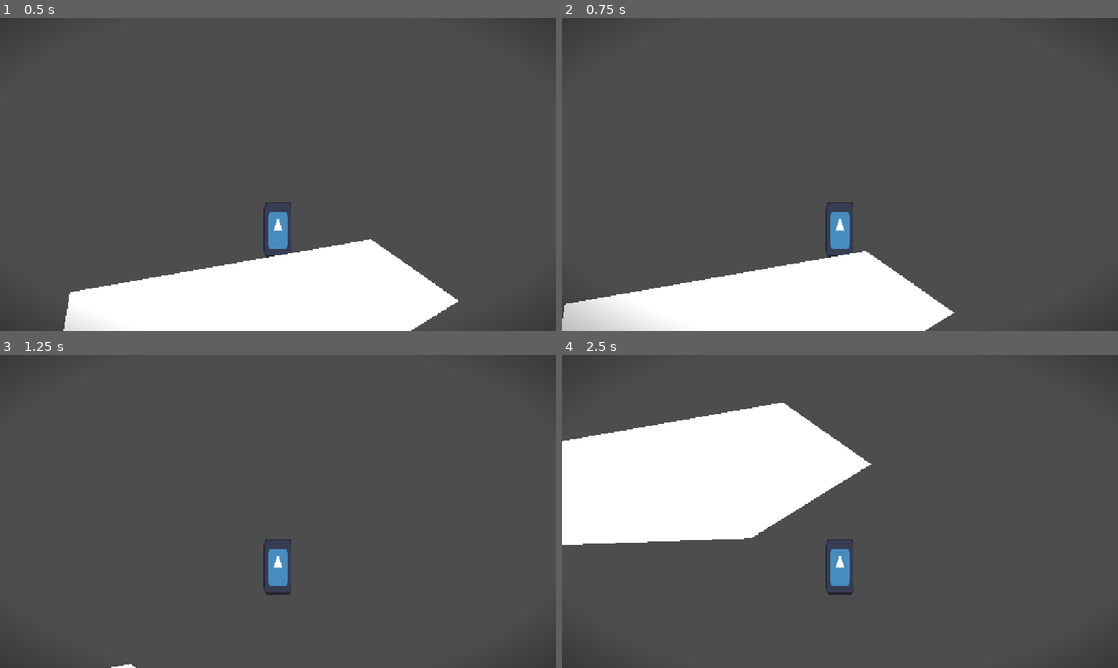
Above: before the commit, frames 1-4 (two rows, left to right).
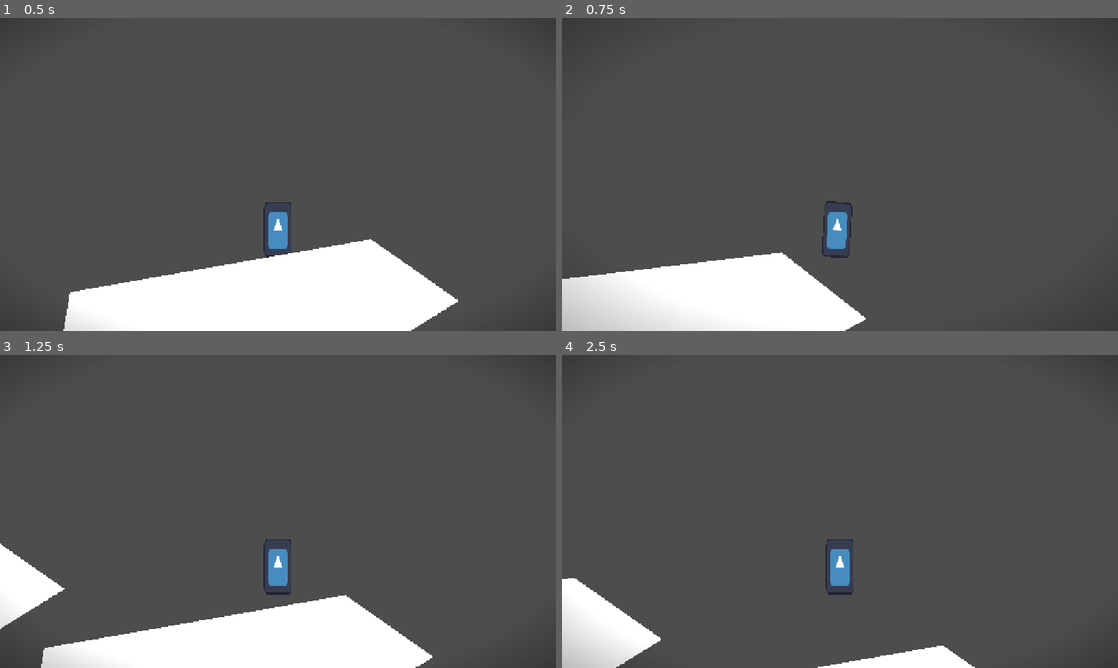
Above: after the commit, the same moments.

Repository: Jeremy-81/GamaBanda
Game: Godot game, scene res://scenes/game.tscn
Same seed, same stepped clock (60 frames per second), same inputs: the game is played once before the commit and once after it. The engine's default icon, where the game draws it, is replaced by a stand-in: a white triangle on a blue panel in a dark square.
Inputs:
- Up to frame 1 (0.5 s): no input
- Up to frame 2 (0.75 s): tap Enter at 0.5 s; hold D (go_right) from 0.53 s (still down); tap Shift (dash, bound only after the commit) at 0.6 s
- Up to frame 3 (1.25 s): keep holding D (go_right); tap Space (jump) at 0.77 s
- Up to frame 4 (2.5 s): tap Ctrl (dash, bound only before the commit) at 1.35 s; tap Space (jump) at 1.52 s; release D (go_right) at 2.03 s; hold A (go_left) from 2.03 s (still down); tap Shift (dash, bound only after the commit) at 2.1 s

Frame 1 is identical in both runs. In frame 2, 6.6% of the frame differs, in the area x 0-71%, y 58-100%; in frame 3, 12%; in frame 4, 22%, in the area x 0-75%, y 15-100%.

Commit message:
Added simple boss 2 scene

Diff:
--- a/project.godot
+++ b/project.godot
@@ -40,7 +40,7 @@
 }
 dash={
 "deadzone": 0.2,
-"events": [Object(InputEventKey,"resource_local_to_scene":fa …(146 unchanged characters)… se,"keycode":0,"physical_keycode":4194326,"key_label":0,"unicode":0,"location":0,"echo":false,"script":null)
+"events": [Object(InputEventKey,"resource_local_to_scene":fa …(146 unchanged characters)… se,"keycode":0,"physical_keycode":4194325,"key_label":0,"unicode":0,"location":0,"echo":false,"script":null)
 ]
 }
 
--- /dev/null
+++ b/scenes/levels/boss_2/boss_2.tscn
@@ -0,0 +1,86 @@
+[gd_scene format=3 uid="uid://dv12klp424dgn"]
+
+[ext_resource type="Script" uid="uid://b1p3ybg1unhnq" path="res://scenes/boss_fight.gd" id="1_vn2c0"]
+[ext_resource type="PackedScene" uid="uid://btg0d1sc8nd3r" path="res://scenes/objects/player/player.tscn" id="2_j0eko"]
+[ext_resource type="PackedScene" uid="uid://cq6iebmicilbf" path="res://scenes/objects/boss/boss.tscn" id="3_0q78o"]
+[ext_resource type="PackedScene" uid="uid://bo8pyxkcykbab" path="res://scenes/game_interface.tscn" id="4_j61i4"]
+
+[sub_resource type="RectangleShape2D" id="RectangleShape2D_7ydql"]
+size = Vector2(1278.5, 313)
+
+[sub_resource type="Animation" id="Animation_c2wn4"]
+length = 0.001
+tracks/0/type = "value"
+tracks/0/imported = false
+tracks/0/enabled = true
+tracks/0/path = NodePath("Boss:position")
+tracks/0/interp = 1
+tracks/0/loop_wrap = true
+tracks/0/keys = {
+"times": PackedFloat32Array(0),
+"transitions": PackedFloat32Array(1),
+"update": 0,
+"values": [Vector2(-902, -278)]
+}
+
+[sub_resource type="Animation" id="Animation_cypf0"]
+resource_name = "boss_dance"
+loop_mode = 1
+tracks/0/type = "value"
+tracks/0/imported = false
+tracks/0/enabled = true
+tracks/0/path = NodePath("Boss:position")
+tracks/0/interp = 1
+tracks/0/loop_wrap = true
+tracks/0/keys = {
+"times": PackedFloat32Array(0, 0.23, 0.37, 0.55, 0.72, 0.87),
+"transitions": PackedFloat32Array(1, 1, 1, 1, 1, 1),
+"update": 0,
+"values": [Vector2(1191, -30), Vector2(654, -206), Vector2(299, -58), Vector2(-15, -196), Vector2(-323, -70), Vector2(-700, -180)]
+}
+
+[sub_resource type="AnimationLibrary" id="AnimationLibrary_8854u"]
+_data = {
+&"RESET": SubResource("Animation_c2wn4"),
+&"boss_dance": SubResource("Animation_cypf0")
+}
+
+[node name="BossFight" type="Node2D" unique_id=1442488628]
+script = ExtResource("1_vn2c0")
+
+[node name="Player" parent="." unique_id=2105575625 instance=ExtResource("2_j0eko")]
+position = Vector2(0, -3)
+
+[node name="Polygon2D" type="Polygon2D" parent="." unique_id=1659728634]
+position = Vector2(106, 9)
+polygon = PackedVector2Array(-118, 170, 575, 48, 1438, 216, 501, 361, 37, 377, -1274, 148)
+
+[node name="StaticBody2D" type="StaticBody2D" parent="Polygon2D" unique_id=488402827]
+visible = false
+
+[node name="CollisionPolygon2D" type="CollisionPolygon2D" parent="Polygon2D/StaticBody2D" unique_id=973664096]
+polygon = PackedVector2Array(-118, 170, 575, 48, 1438, 216, 501, 361, 37, 377, -1274, 148)
+
+[node name="Boss" parent="." unique_id=623795894 instance=ExtResource("3_0q78o")]
+position = Vector2(-902, -278)
+
+[node name="Camera2D" type="Camera2D" parent="." unique_id=1386835362]
+position = Vector2(0, 4)
+ignore_rotation = false
+
+[node name="CanvasLayer" type="CanvasLayer" parent="." unique_id=254839686]
+
+[node name="GameInterface" parent="CanvasLayer" unique_id=1741185875 instance=ExtResource("4_j61i4")]
+
+[node name="Hitbox" type="Area2D" parent="CanvasLayer" unique_id=1074399446]
+position = Vector2(667, 455)
+
+[node name="CollisionShape2D" type="CollisionShape2D" parent="CanvasLayer/Hitbox" unique_id=1021884328]
+visible = false
+position = Vector2(-24.75, -296.5)
+shape = SubResource("RectangleShape2D_7ydql")
+debug_color = Color(0.9210532, 0.23520407, 0.39786527, 0.41960785)
+
+[node name="AnimationPlayer" type="AnimationPlayer" parent="." unique_id=2024536274]
+libraries/ = SubResource("AnimationLibrary_8854u")
+autoplay = &"boss_dance"
Binary file added: assets/player/jump-Sheet 80x80.png
